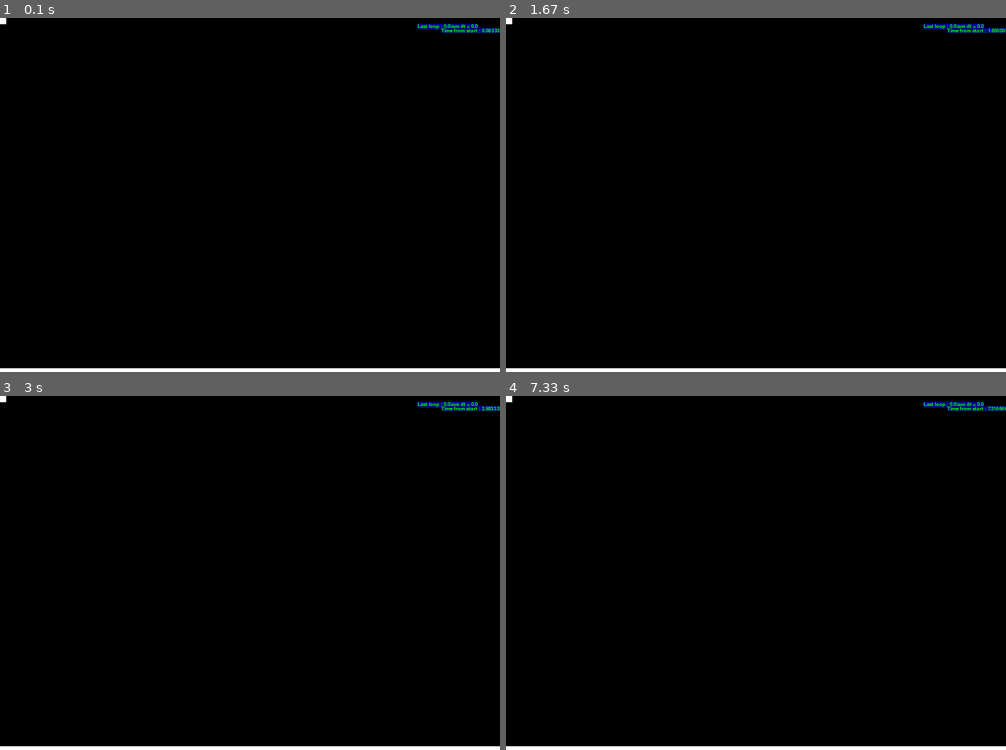
Above: before the commit, frames 1-4 (two rows, left to right).
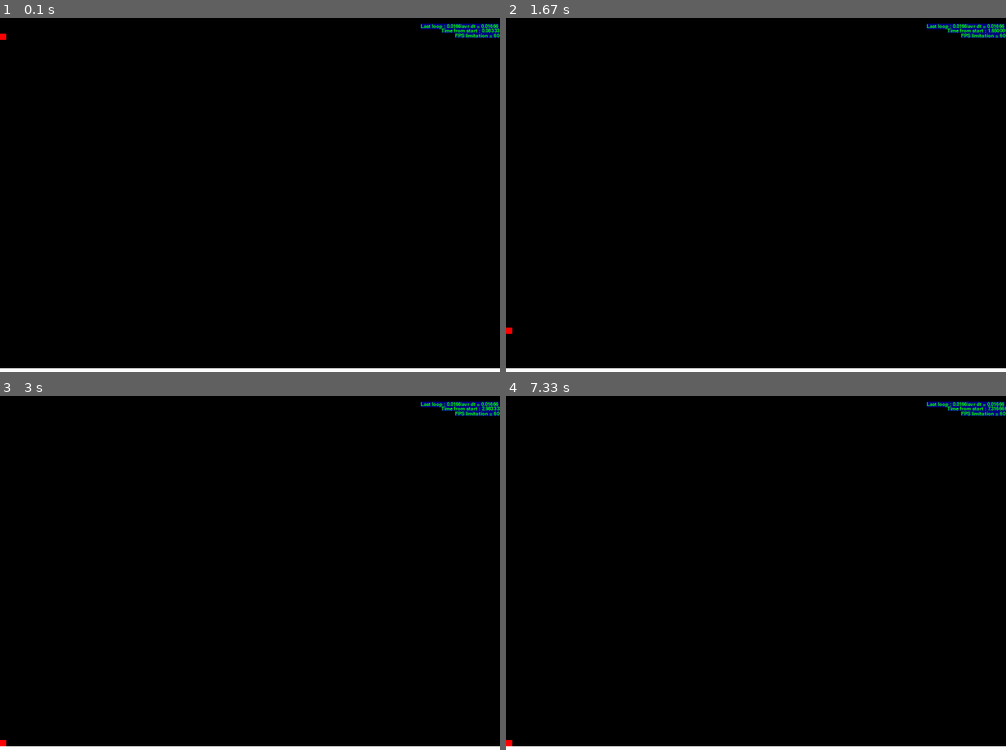
Above: after the commit, the same moments.

Repository: Midrododn/python1
Game: pygame game, started from py_game_dir/py_game_try1.py
The game is run twice, just before and just after one commit, with the same random seed, the same clock (stepped at 60 frames per second) and the same inputs.
Inputs:
- Up to frame 1 (0.1 s): no input
- Up to frame 2 (1.67 s): no input
- Up to frame 3 (3 s): no input
- Up to frame 4 (7.33 s): no input

The runs differ from the first frame. In frame 1, 0.3% of the frame differs, in the area x 0-100%, y 0-7%; in frame 2, 0.3%; in frame 3, 0.3%; in frame 4, 0.3%.

Commit message:
step before compiling

Diff:
--- a/py_game_dir/py_game_try1.py
+++ b/py_game_dir/py_game_try1.py
@@ -1,3 +1,4 @@
+from os import TMP_MAX
 import pygame
 import numpy as np
 import time
@@ -34,8 +35,9 @@
         self.surf.fill(color_dict["white"])
         self.rect = self.surf.get_rect()
 
-    def draw_bot_block(self):
+    def draw_instance(self):
         screen.blit(self.surf, (0 , self.heigh))
+
 
 class Drop_rect(pygame.sprite.Sprite):
     def __init__(self):
@@ -43,19 +45,28 @@
         self.width = 10
         self.height = 10
         self.surf = pygame.Surface((self.width, self.height))
-        self.surf.fill((255, 255, 255))
+        self.surf.fill(color_dict["red"])
         self.rect = self.surf.get_rect()
+        self.count = 0
 
-    def draw_drop(self):
-        screen.blit(self.surf, (0, 0))
+    def draw_instance(self):
+        screen.blit(self.surf, self.rect)
 
-    def prnt_ob():
-        print("obj")
+    def update(self, pressed_keyes,S_BOTTOM = 600 - 40) -> None:
+        #if pressed_keyes[K_DOWN]:
+        #    self.rect.move_ip(0, 5)
+        self.rect.move_ip(0, 5)
+
+        if self.rect.bottom >= S_BOTTOM:
+            self.rect.bottom = S_BOTTOM
+        else:
+            self.count += 1
+            print(self.count)
 
 class TXT_msg():
     static_lines = 0
     def __init__(self, c_dict = color_dict, S_WIDTH = SCREEN_WIDTH,
-     msg = "< it would be length of the line ->"):
+     msg = "> it would be length of the line ->"):
         self.txt_font = pygame.font.Font('freesansbold.ttf', 8)
         TXT_msg.static_lines += 1
         self.c_dict = c_dict
@@ -65,8 +76,11 @@
         self.push_right = S_WIDTH - self.txt_render.get_width()
         self.lits_position = TXT_msg.static_lines * self.txt_render.get_height()
 
-    def prnt_msg(self, msg = "TEXT TEXT"):
-        self.txt_string = str(msg)
+    def prnt_msg(self, msg = "<TEXT TEXT"):
+        if self.txt_string[0]==">":
+            self.txt_string = str(msg)
+        if msg[0]!= "<":
+            self.txt_string = str(msg)
         self.txt_render = self.txt_font.render(self.txt_string, True, self.c_dict["green"],
          self.c_dict["blue"])
         txt_Rect = self.txt_render.get_rect()
@@ -98,8 +112,8 @@
 
     def prnt_watch(self):
         self.finish_watch()
-        self.avg_dt_np()
-        time_stamp = "Last loop : " + str(self.dt)[:6] + "|avg dt = " + str(self.max_dt)[:7]
+        self.avr_dt_np()
+        time_stamp = "Last loop : " + str(self.dt)[:6] + "|avr dt = " + str(self.avr_dt)[:7]
         self.counter += 1
         return time_stamp
 
@@ -111,25 +125,31 @@
         txt = "Time from start : " + str(self.time_from_start())[:10]
         return txt
 
-    def avg_dt_np(self):
+    def avr_dt_np(self):
         Loop_Watch.static_framerate_np = np.append(Loop_Watch.static_framerate_np, self.dt)
         tmp = np.shape(Loop_Watch.static_framerate_np)[0]
         tmp = np.sum(Loop_Watch.static_framerate_np) / tmp
         if (np.shape(Loop_Watch.static_framerate_np)[0] > 1000):
             Loop_Watch.static_framerate_np = np.array([],dtype= np.float32)
         self.avr_dt = tmp
-        print (np.shape(Loop_Watch.static_framerate_np)[0])
-
-
 
 
 def main():
 
+    # FPS limitation
+    FPS = 60
+    FramePerSec = pygame.time.Clock()
+
     block = Bottom_surf()
     drop = Drop_rect()
     time_obj = Loop_Watch()
-    label1 = TXT_msg(msg = "Last loop : 0.0000|max dt = 0.00000")
+    label1 = TXT_msg(msg = "Last loop : 0.0000|avr dt = 0.00000")
     label2 = TXT_msg(msg= "Time from start : 000.000")
+    label3 = TXT_msg(msg= "FPS limitation = " +  str(FPS))
+
+    all_sprites = pygame.sprite.Group()
+    all_sprites.add(drop)
+    all_sprites.add(block)
 
     running = True
 
@@ -146,21 +166,31 @@
 
         screen.fill((0,0,0))
 
-        block.draw_bot_block()
-        drop.draw_drop()
+        drop.update(pressed_keys)
+
+        FramePerSec.tick(FPS)
+
+        for entity in all_sprites:
+            entity.draw_instance()
+
+        # timer -------------------------------------
         time_str = time_obj.prnt_watch()
+        time_obj.avr_dt_np()
         label1.prnt_msg(msg = time_str)
         label2.prnt_msg(time_obj.prnt_from_start())
-        time_obj.avg_dt_np()
+        label3.prnt_msg()
+        # timer ------------------------------------
+
 
         pygame.display.flip()
 
-        #pygame.quit()
-
 
 if __name__ == '__main__':
+
     pygame.init()
     pygame.display.set_caption('Obj surf & txt')
     screen = pygame.display.set_mode((SCREEN_WIDTH, SCREEN_HEIGHT))
 
     main()
+
+    pygame.quit()
